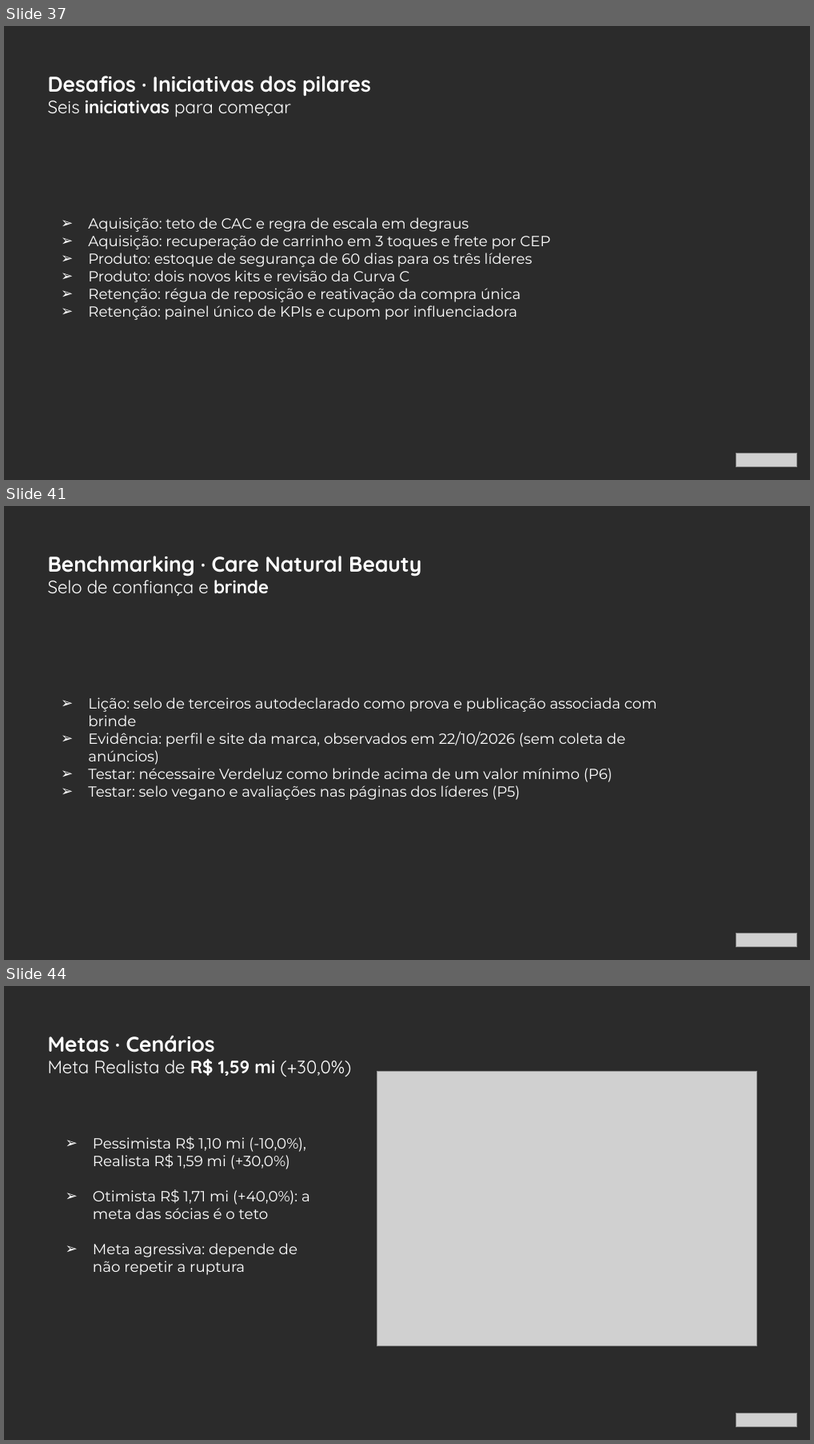
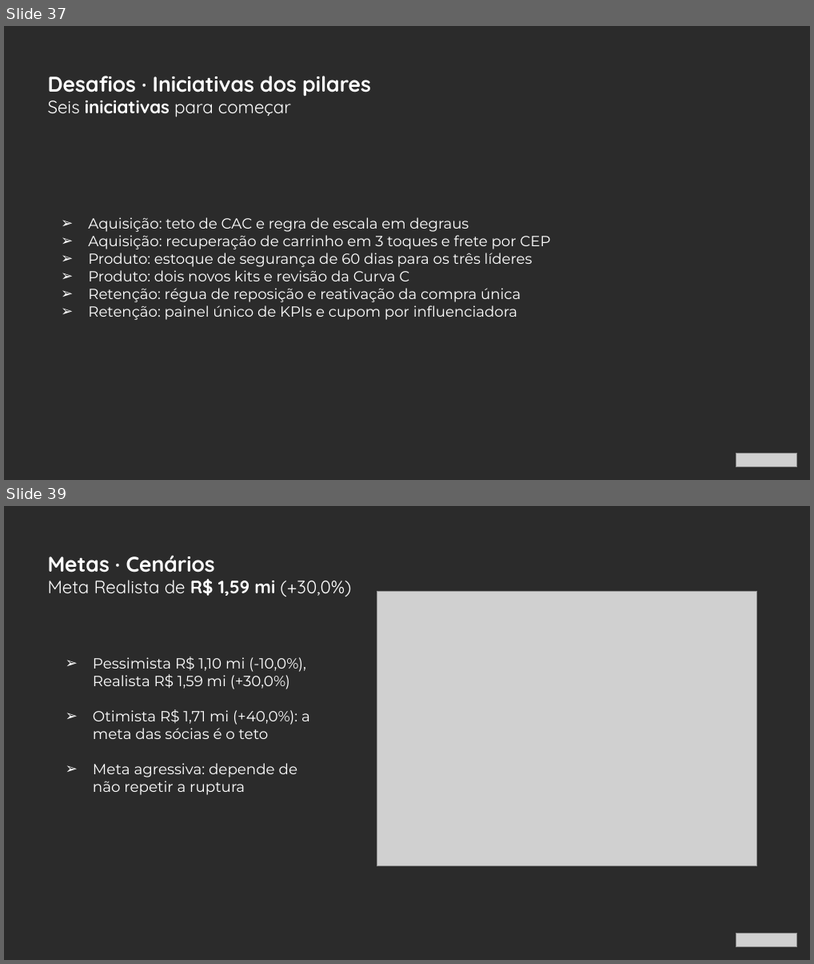
Before and after one commit to MatheusBoomer/growth-cycle-boomer, a slide deck: clientes/_fixtures/verdeluz/base/app/propostas/af3eb9ea-451d-d6f5-3f3d-44d3a8131ce2.pptx. Shown one above the other, each under a label of ours: slides 37, 41 and 44 before the commit, slides 37 and 39 after it; the slides between them are not shown. The pictures are 814x1444 and 814x964 pixels, drawn with LibreOffice and Linux fonts; fonts in the diff are those of the drawing; grey boxes stand for pictures; background and template pictures are left out; a plain dark background stands for a picture behind light text. Boxes give left, top, right and bottom in pixels: in the first picture for what was removed or moved away, otherwise in the second. Text is boxed around its words. In the diff, an @@ line names an element or a change of style, - is before the commit and + after.

```diff
--- a/clientes/_fixtures/verdeluz/base/app/propostas/af3eb9ea-451d-d6f5-3f3d-44d3a8131ce2.pptx
+++ b/clientes/_fixtures/verdeluz/base/app/propostas/af3eb9ea-451d-d6f5-3f3d-44d3a8131ce2.pptx
@@ slide 41 removed at [4, 506, 810, 960], background picture (left out) @@
@@ text removed at [48, 556, 422, 576] @@
-Benchmarking · Care Natural Beauty
@@ text removed at [48, 575, 269, 596] @@
-Selo de confiança e brinde
@@ text removed at [88, 697, 658, 800] @@
-➢ Lição: selo de terceiros autodeclarado como prova e publicação associada com brinde
-➢ Evidência: perfil e site da marca, observados em 22/10/2026 (sem coleta de anúncios)
-➢ Testar: nécessaire Verdeluz como brinde acima de um valor mínimo (P6)
-➢ Testar: selo vegano e avaliações nas páginas dos líderes (P5)
@@ picture removed at [736, 932, 798, 946] @@
@@ what was slide 44 is now slide 39 @@
```
Also in this commit, not shown: 4 slides changed, 4 other slides removed, 9 other files.
